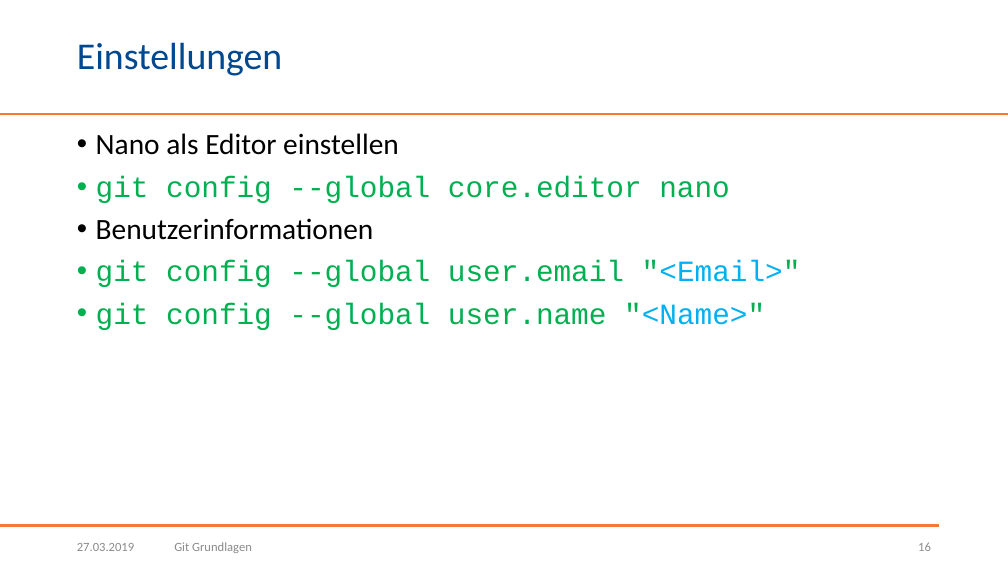
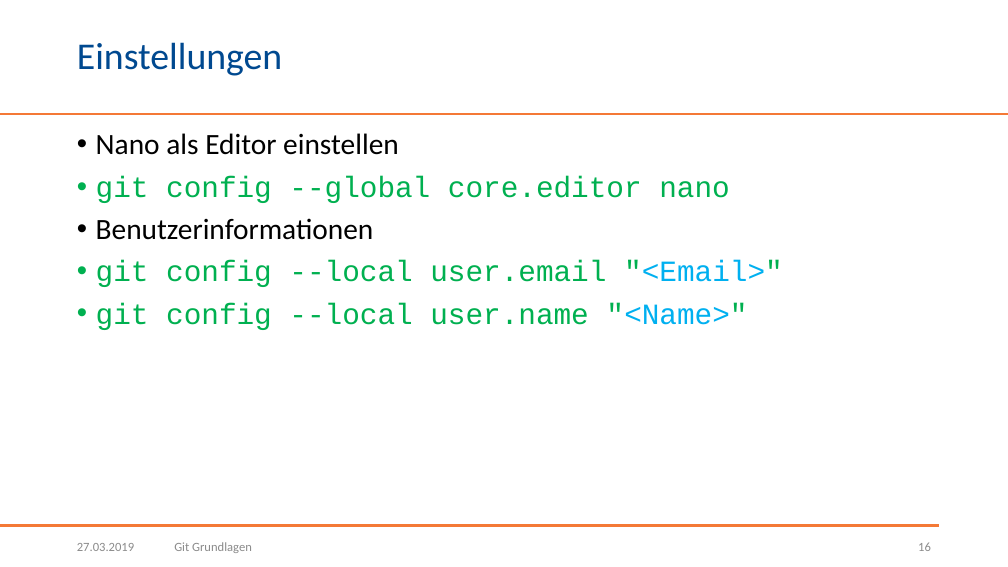
Before and after one commit to BogyMitutoyoCTL/Tetris-Preparation, a slide deck: slide 16 of Präsentationen/Git Grundlagen.pptx. Drawn at 1008x567 pixels with LibreOffice and Linux fonts; fonts in the diff are those of the drawing; background and template pictures are left out. Boxes give left, top, right and bottom in pixels: in the first picture for what was removed or moved away, otherwise in the second. Text is boxed around its words. In the diff, an @@ line names an element or a change of style, - is before the commit and + after.

```diff
--- a/Präsentationen/Git Grundlagen.pptx
+++ b/Präsentationen/Git Grundlagen.pptx
@@ text at box(96, 260, 783, 330): text changed @@
-• git config --global user.email "<Email>"
-• git config --global user.name "<Name>"
+• git config --local user.email "<Email>"
+• git config --local user.name "<Name>"
```
Also in this commit, not shown: 5 other slides changed.
